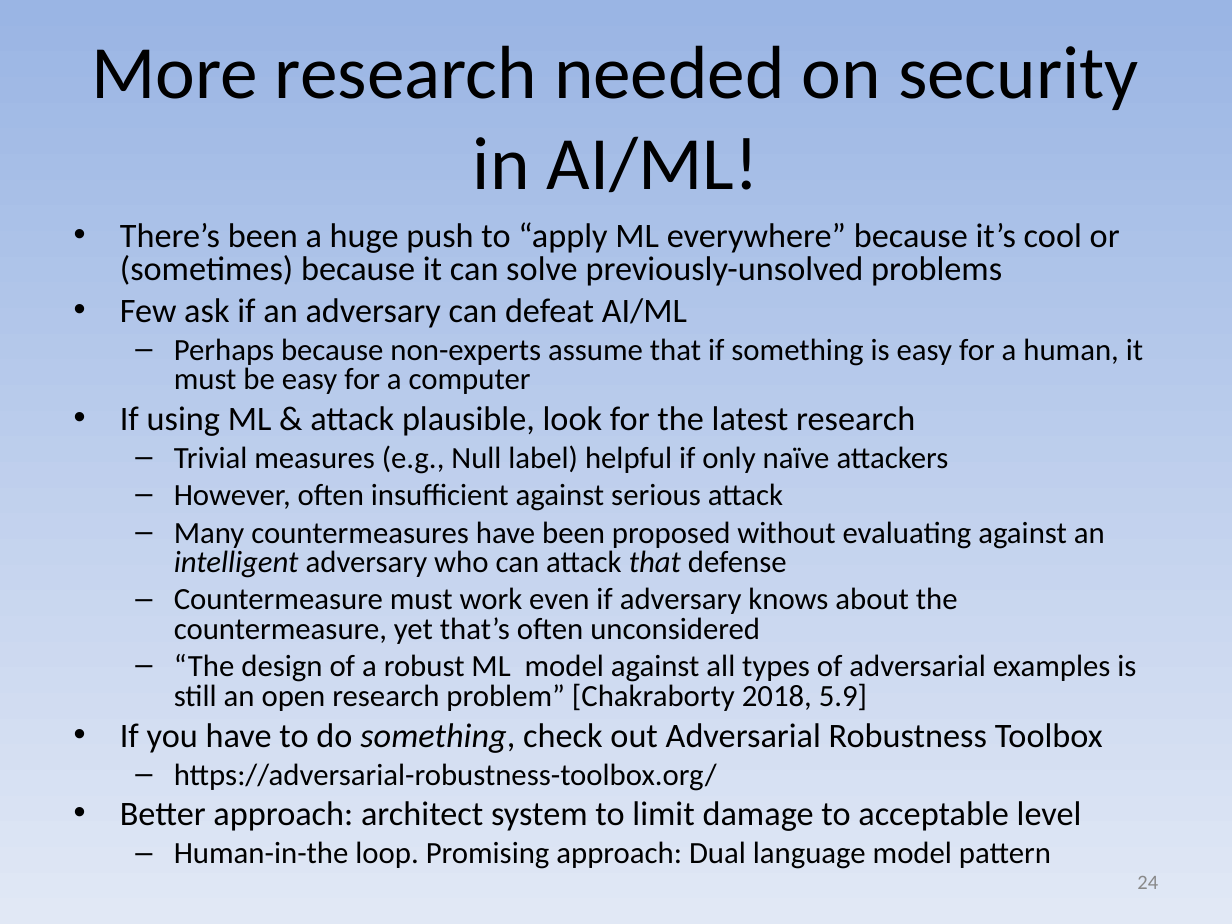
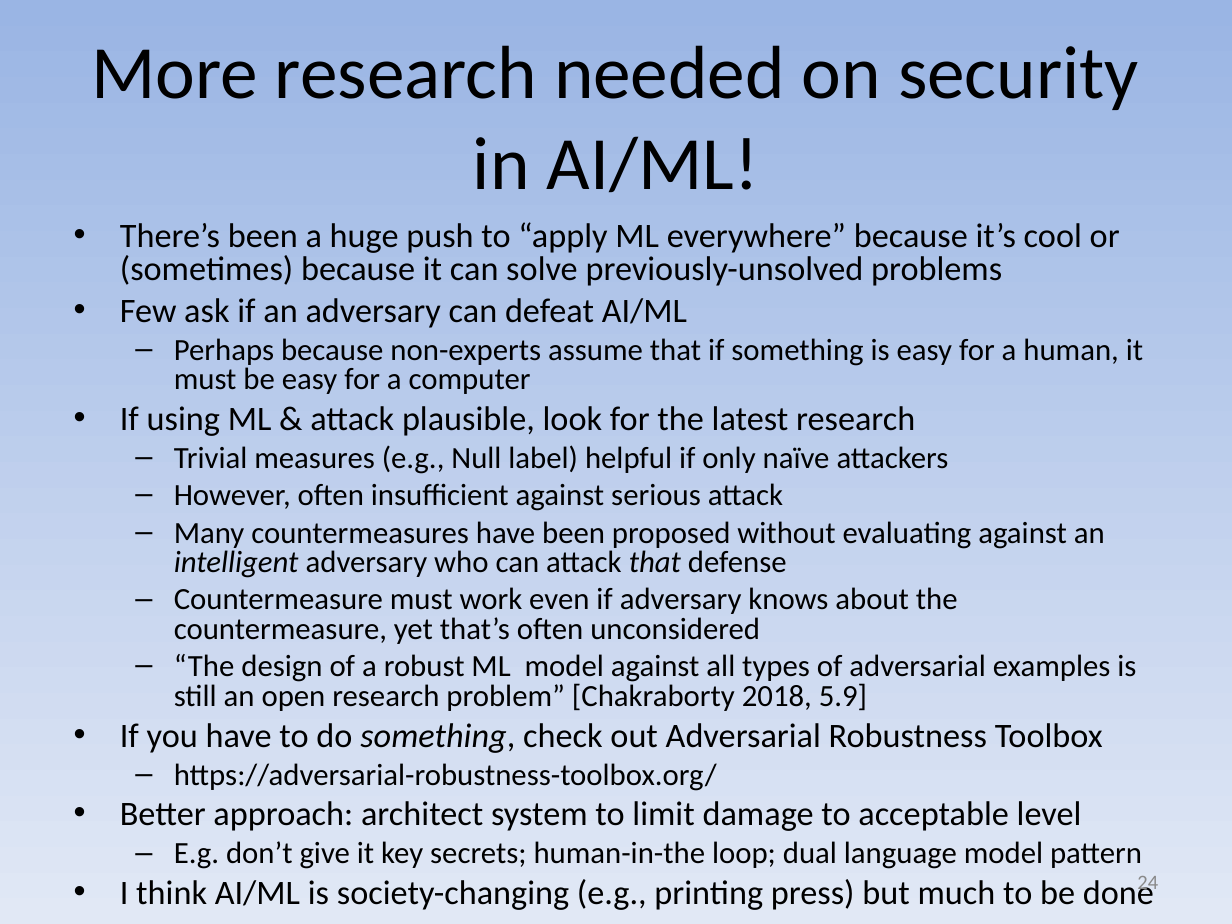
Before and after one commit to david-a-wheeler/david-a-wheeler.github.io, a slide deck: slide 24 of secure-class/presentations/Secure-Software-10-Misc.ppt. Drawn at 1232x924 pixels with LibreOffice and Linux fonts; fonts in the diff are those of the drawing. Boxes give left, top, right and bottom in pixels: in the first picture for what was removed or moved away, otherwise in the second. Text is boxed around its words. In the diff, an @@ line names an element or a change of style, - is before the commit and + after.

Commit message:
Update AI/ML slides
"Don't give the AI/ML secrets" is a valid solution!

```diff
--- a/secure-class/presentations/Secure-Software-10-Misc.ppt
+++ b/secure-class/presentations/Secure-Software-10-Misc.ppt
@@ text at <box>120,841,1154,910</box>: text changed @@
-  – Human-in-the loop. Promising approach: Dual language model pattern
+  – E.g. don’t give it key secrets; human-in-the loop; dual language model pattern
+• I think AI/ML is society-changing (e.g., printing press) but much to be done
```
Also in this commit, not shown: 2 other slides changed.
